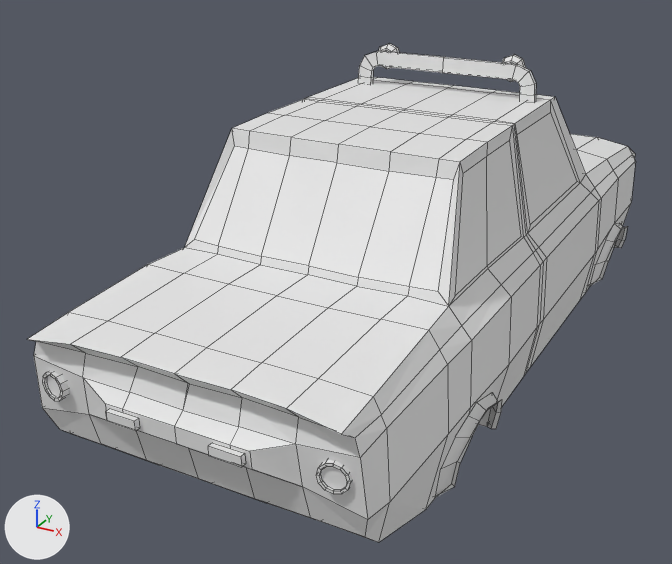
The Blender file Blender/BlueCar/BlueCar.blend, before and after one commit.
Before and after are seen from a 50 mm camera at (1.67, -3.84, 1.64) aimed at (-0.26, -0.32, -0.12). Lighting does not change. The marker at lower left points along +X, +Y and +Z. Mesh edges are drawn as thin lines.

Before the edit, the objects in view are built like this:
```python
me_立方体 = bpy.data.meshes.new('立方体')
me_立方体.from_pydata(...)  # 404 vertices, 337 faces; spans x 0.0..0.73, y -1.88..1.85, z -0.43..0.88
ob_立方体 = bpy.data.objects.new('立方体', me_立方体)
ob_立方体.location = (0.0, 0.0, 0.0)
_m = ob_立方体.modifiers.new('镜像', 'MIRROR')
_m.mirror_object = ob_对称中心
_m = ob_立方体.modifiers.new('实体化', 'SOLIDIFY')
_m.thickness = 0.02
_m.use_rim_only = True
```
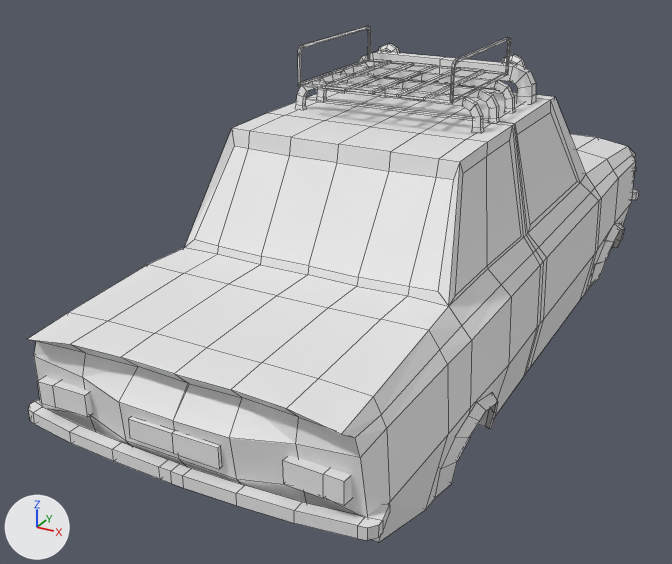
Patch to the scene script:
```diff
--- a/Blender/BlueCar/BlueCar.blend.py
+++ b/Blender/BlueCar/BlueCar.blend.py
@@ me_立方体 @@
 # used by ob_立方体; location = (0.0, 0.0, 0.0)
-me_立方体.from_pydata(...)  # 404 vertices, 337 faces; spans x 0.0..0.73, y -1.88..1.85, z -0.43..0.88
+me_立方体.from_pydata(...)  # 672 vertices, 598 faces, 1 loose edge; spans x 0.0..0.73, y -1.9..1.93, z -0.43..0.99
+# me_立方体 part 1: the loose piece of 48 vertices spanning x 0.5..0.61, y -1.84..-1.78, z -0.06..0.05 is turned -180 degrees about the x axis through its middle, then moved by (0.0, 3.64, -0.04)
+# me_立方体 part 2: the loose piece of 12 vertices spanning x 0.31..0.58, y 1.72..1.84, z -0.1..0.02 is scaled about its middle by (0.818, 0.553, 0.761), then moved by (0.06, -3.6, 0.01)
+# me_立方体 part 3: the loose piece of 8 vertices spanning x 0.15..0.27, y -1.88..-1.86, z -0.02..0.01 is moved by (0.11, 3.74, -0.04)
+# me_立方体 part 4: the loose piece of 8 vertices spanning x 0.15..0.27, y -1.88..-1.86, z -0.02..0.01 is copied, and the copy is scaled about its middle by (1.45, 0.822, 2), then moved by (-0.12, 0.0, -0.02); it spans x 0.0..0.18, y -1.88..-1.86, z -0.07..0.01
+# me_立方体 part 5: a new loose piece of 96 vertices spanning x 0.0..0.35, y -0.49..0.15, z 0.82..0.99
+# me_立方体 part 6: a new loose piece of 30 vertices spanning x 0.0..0.67, y 1.77..1.92, z -0.2..-0.15
+# me_立方体 part 7: a new loose piece of 30 vertices spanning x 0.0..0.71, y -1.9..-1.7, z -0.17..-0.12
+# me_立方体 part 8: a new loose piece of 24 vertices spanning x 0.0..0.43, y -0.01..0.02, z 0.69..0.83
+# me_立方体 part 9: a new loose piece of 24 vertices spanning x 0.0..0.43, y -0.2..-0.17, z 0.69..0.83
+# me_立方体 part 10: a new loose piece of 24 vertices spanning x 0.0..0.43, y -0.38..-0.35, z 0.69..0.83
+# me_立方体 part 11: 2 vertices moved from x 0.62, y 1.78..1.8, z -0.16..0.05 to x 0.62, y 1.82..1.84, z -0.18..0.04; 13 vertices removed from x 0.0..0.44, y 1.74..1.8, z -0.16..0.05; 25 vertices added at x 0.0..0.71, y 0.88..1.87, z -0.41..0.04
+# me_立方体 part 12: 12 vertices moved from x 0.0..0.45, y 0.24, z 0.69..0.85 to x 0.0..0.45, y 0.2, z 0.69..0.85; 8 vertices removed from x 0.27..0.35, y 0.27, z 0.78..0.87
+# me_立方体 part 13: 4 vertices moved from x 0.0..0.22, y -1.82..-1.8, z -0.09..0.07 to x 0.0..0.22, y -1.87..-1.85, z -0.1..0.06; 6 vertices removed from x 0.0..0.29, y -1.86, z -0.04..0.03; 2 vertices added at x 0.0..0.22, y -1.8, z -0.07
+# me_立方体 part 14: 16 vertices added at x 0.64..0.72, y -1.23..-0.71, z -0.43..-0.17
@@ ob_立方体 @@
 _m = ob_立方体.modifiers.new('镜像', 'MIRROR')
+_m.use_clip = True
 _m.mirror_object = ob_对称中心
-_m = ob_立方体.modifiers.new('实体化', 'SOLIDIFY')
-_m.thickness = 0.02
-_m.use_rim_only = True
```

Location of each change, (x1, y1, x2, y2) in pixels of the pictures (672 x 564 px; the box of a moved part takes in the faces that stretch with it):
'立方体', reshaped, modifiers changed: before (27, 44, 636, 542); after (27, 26, 639, 542)
part 1 of me_立方体, moved or reshaped (not visible afterwards): before (43, 372, 352, 494)
part 2 of me_立方体, moved or reshaped (not visible before): after (37, 376, 352, 506)
part 3 of me_立方体, moved or reshaped (not visible afterwards): before (105, 409, 246, 467)
part 4 of me_立方体, added: after (128, 417, 222, 469)
part 5 of me_立方体, added: after (298, 26, 511, 104)
part 6 of me_立方体, added: after (632, 189, 639, 200)
part 7 of me_立方体, added: after (28, 400, 390, 540)
part 8 of me_立方体, added: after (339, 66, 515, 113)
part 9 of me_立方体, added: after (316, 73, 499, 123)
part 10 of me_立方体, added: after (295, 80, 484, 133)
part 11 of me_立方体, moved or reshaped (not visible before): after (612, 156, 635, 248)
part 12 of me_立方体, moved or reshaped: before (358, 49, 536, 102); after (358, 51, 536, 104)
part 13 of me_立方体, moved or reshaped: before (83, 353, 310, 517); after (83, 353, 306, 503)
part 14 of me_立方体, added: after (485, 403, 498, 429)
